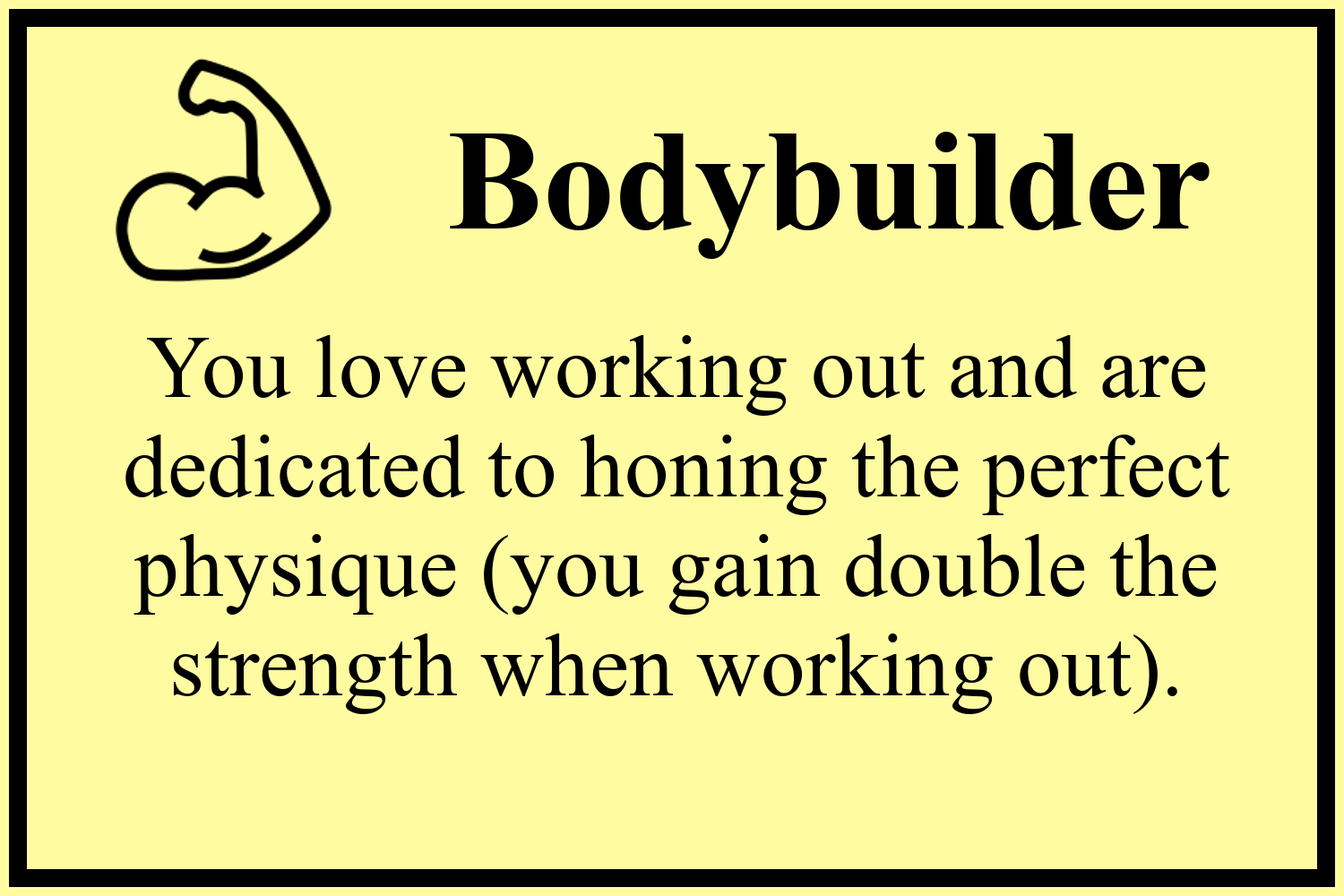
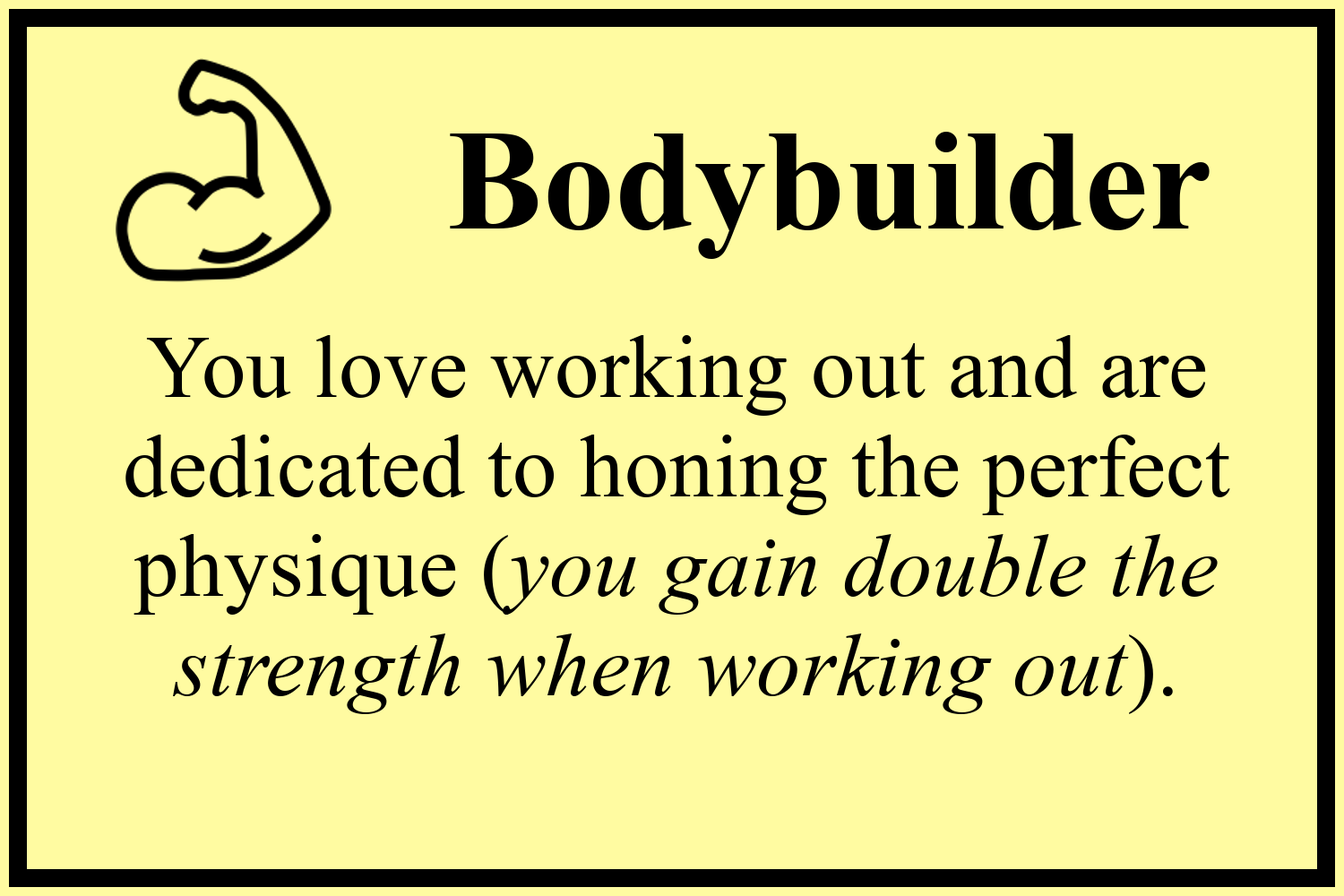
Comparing the layer stacks of the two 1344px x 896px images. Changes:
painted on "You love working out and are d..." over [172, 533, 1218, 714]
